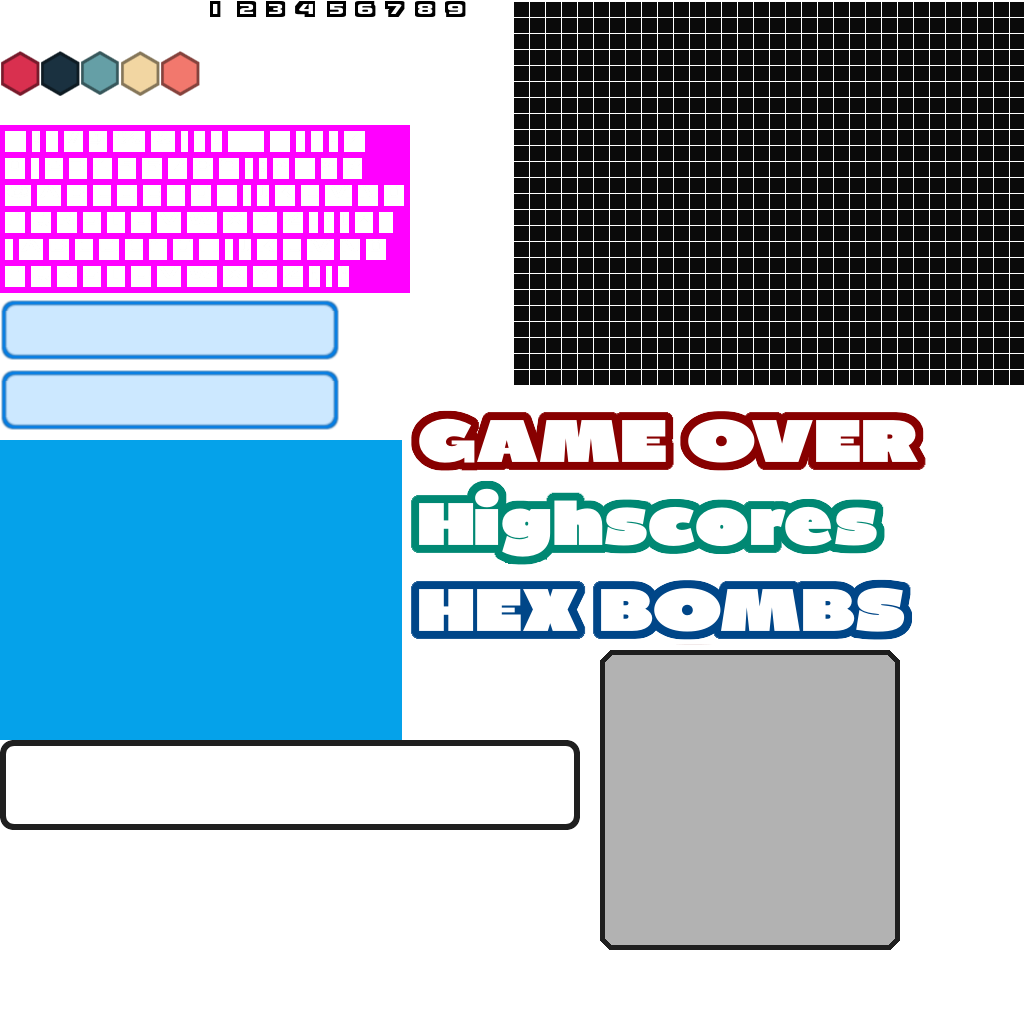
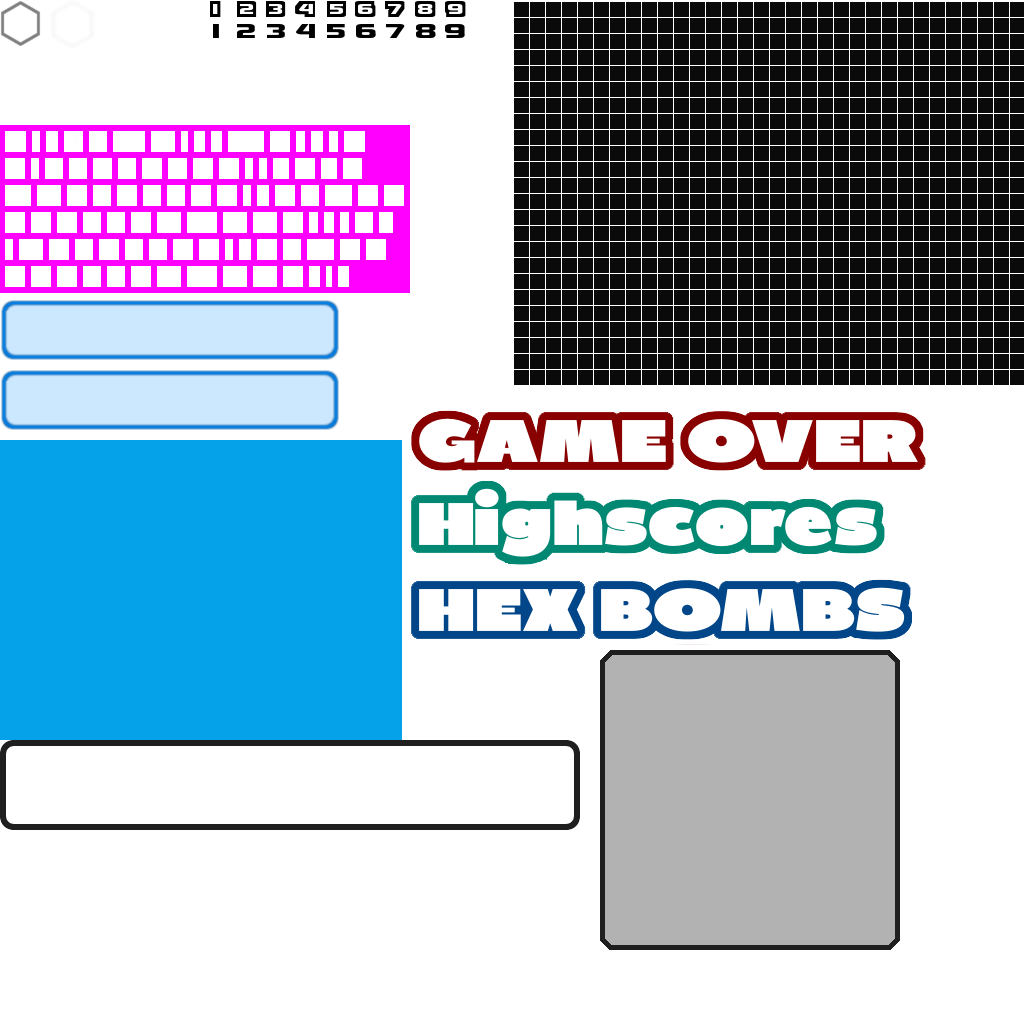
Layer changes from the first 1024×1024 image to the second:
added layer "Ebene #16" above "Ebene #15" over [51, 1, 94, 49]
added layer "Ebene #15" above "123456789" over [0, 1, 41, 46]
added layer "123456789" above "Ebene #17" over [213, 24, 465, 38]
added layer "Ebene #17" above "Ebene #7" over [213, 24, 465, 38]
painted on "Ebene #7" over [1, 51, 200, 96]
